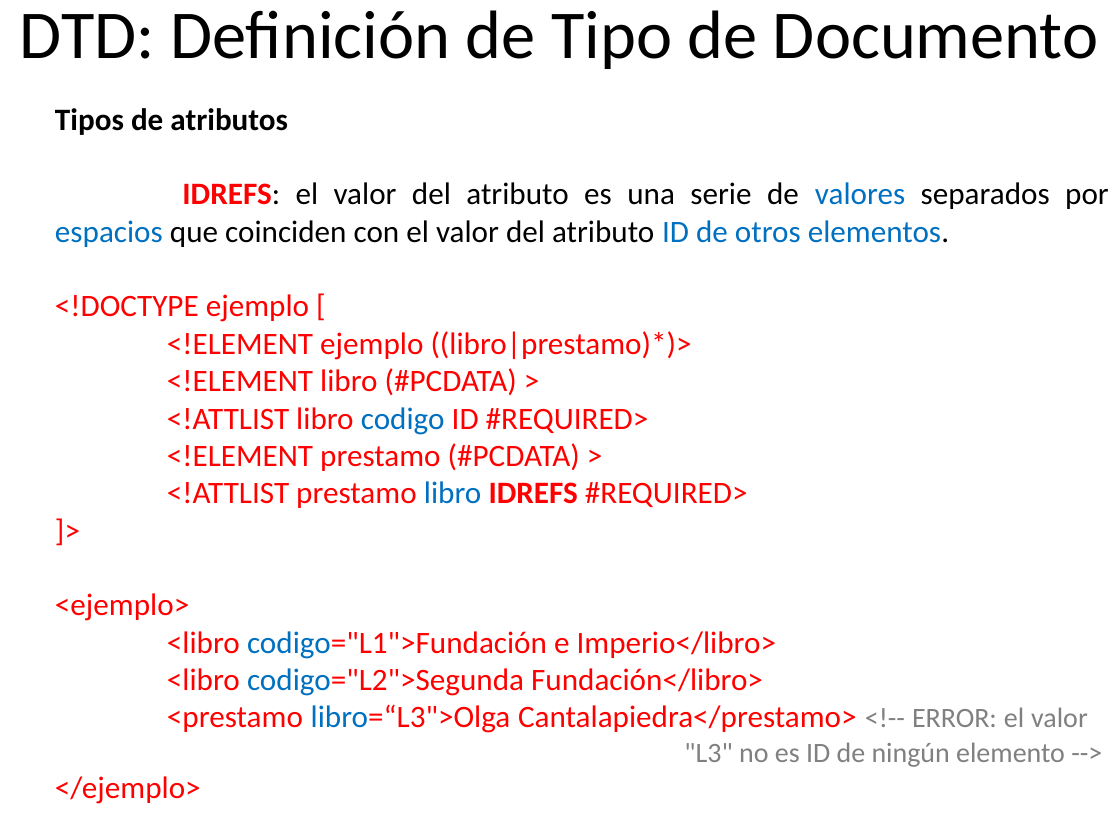
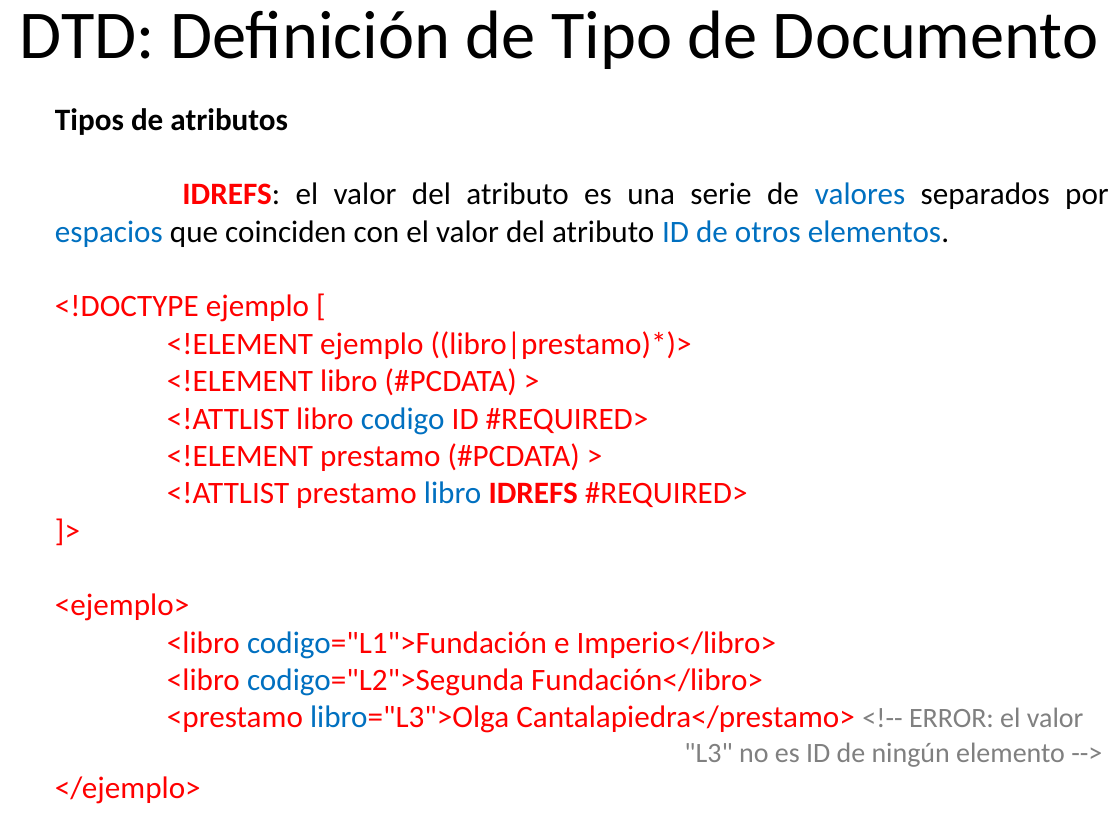
Before and after one commit to germanarcos/LM, a slide deck: slide 13 of xml/25 DTD avanzados.pptx. Drawn at 1120x840 pixels with LibreOffice and Linux fonts; fonts in the diff are those of the drawing. Boxes give left, top, right and bottom in pixels: in the first picture for what was removed or moved away, otherwise in the second. Text is boxed around its words. In the diff, an @@ line names an element or a change of style, - is before the commit and + after.

```diff
--- a/xml/25 DTD avanzados.pptx
+++ b/xml/25 DTD avanzados.pptx
@@ text at bbox=[167, 705, 1084, 767]: text changed @@
-  <prestamo libro=“L3">Olga Cantalapiedra</prestamo> <!-- ERROR: el valor "L3" no es ID de ningún elemento -->
+  <prestamo libro="L3">Olga Cantalapiedra</prestamo> <!-- ERROR: el valor "L3" no es ID de ningún elemento -->
```
Also in this commit, not shown: 12 other slides changed, 6 slides added.
